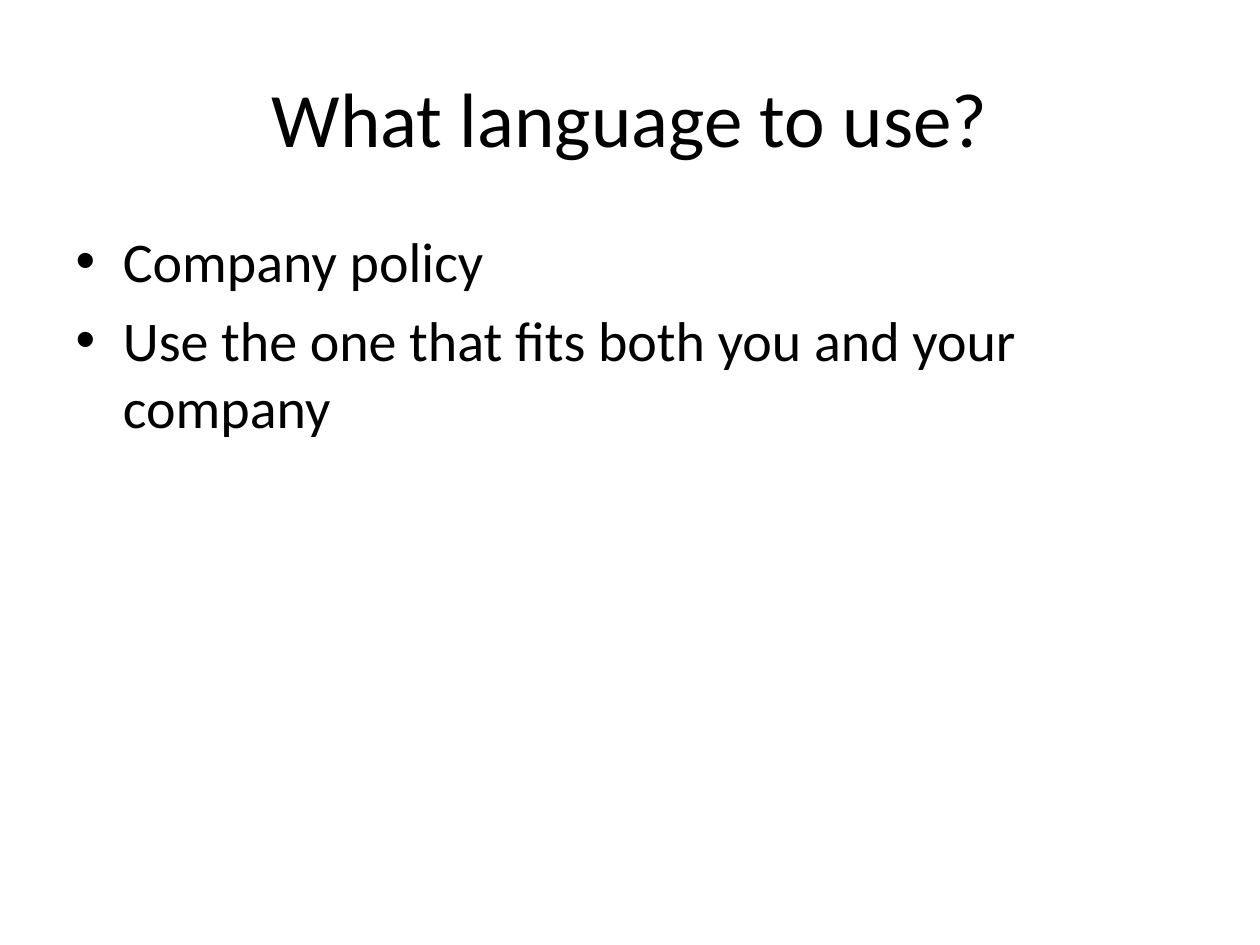
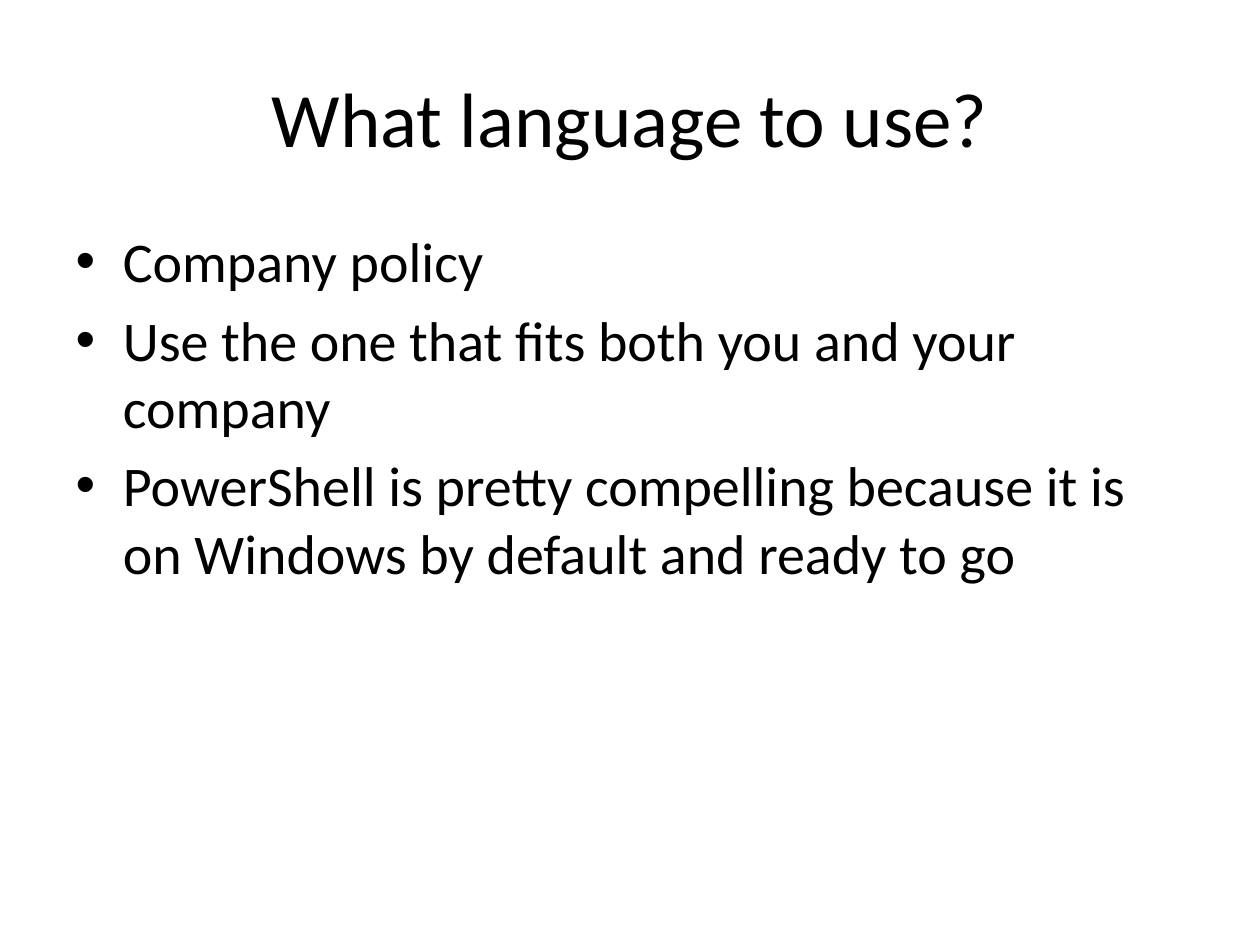
Before and after one commit to haidong/mssqlps, a slide deck: slide 8 of DBAMetrics/DBAMetricsAndThePowerOfAutomation.pptx. Drawn at 1260x945 pixels with LibreOffice and Linux fonts; fonts in the diff are those of the drawing. Boxes give left, top, right and bottom in pixels: in the first picture for what was removed or moved away, otherwise in the second. Text is boxed around its words. In the diff, an @@ line names an element or a change of style, - is before the commit and + after.

```diff
--- a/DBAMetrics/DBAMetricsAndThePowerOfAutomation.pptx
+++ b/DBAMetrics/DBAMetricsAndThePowerOfAutomation.pptx
@@ text at bbox=[123, 467, 1125, 584]: paragraph added @@
+• PowerShell is pretty compelling because it is on Windows by default and ready to go
```
Also in this commit, not shown: 3 other slides changed.
